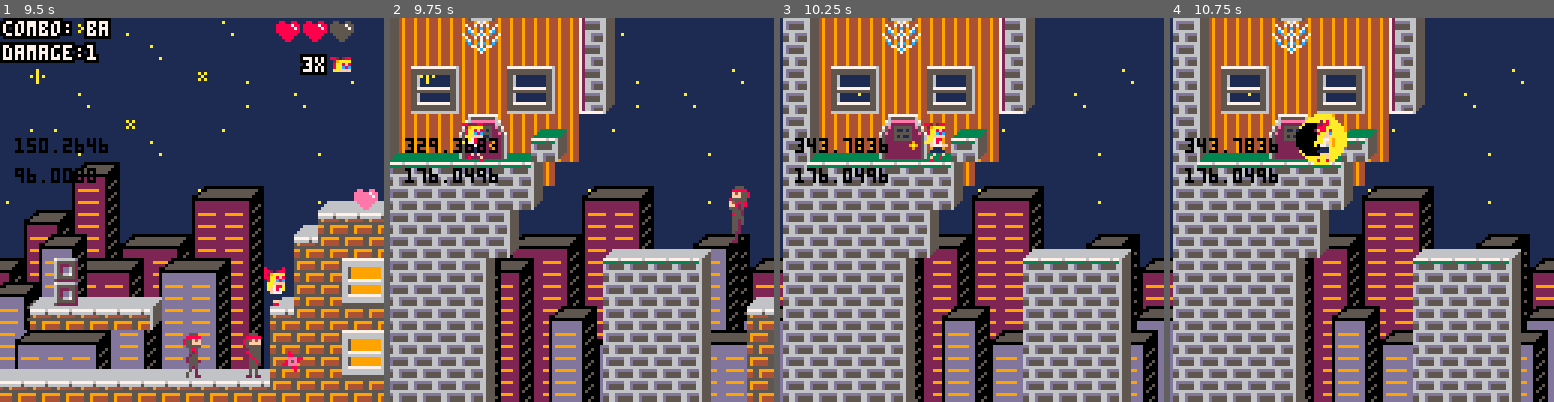
Above: before the commit, frames 1-4 (left to right).
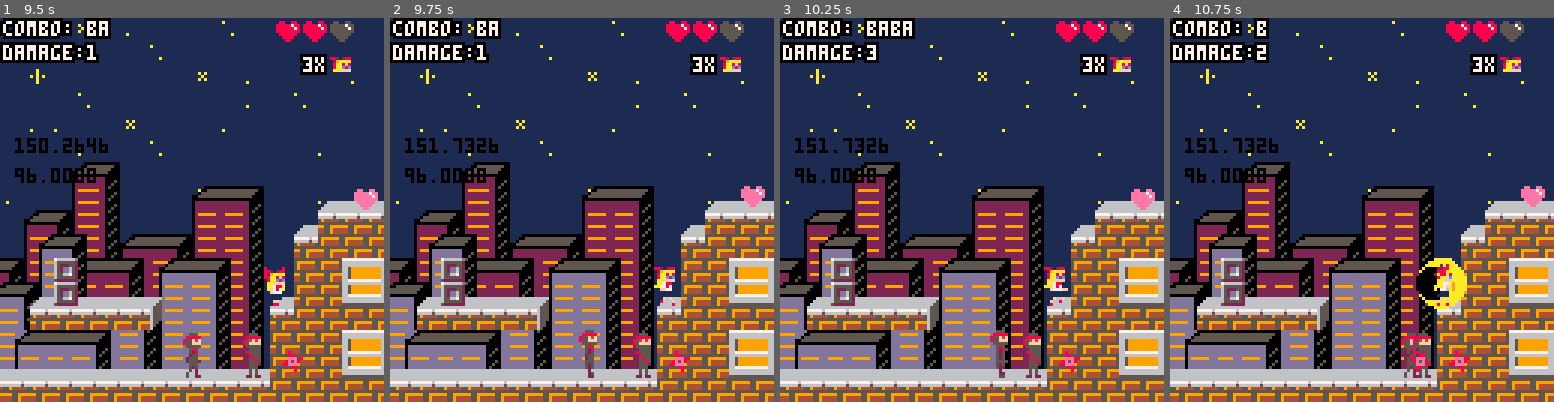
Above: after the commit, the same moments.

Repository: MarkNickerson/SailorV
Game: PICO-8 cartridge sailorv.p8
Two runs of this game, one before a commit and one after it. Both use one fixed random seed, a clock stepped at 60 frames per second and the inputs below.
Inputs:
- Up to frame 1 (9.5 s): tap X (X key) at 0.33, 0.7, 1.43, 2.58, 3.1, 3.62, 4.13, 4.65, 5.17, 5.68, 6.2, 6.72, 7.23, 7.75, 8.27, 8.78, 9.3 s; tap O (Z key) at 1.07, 1.8, 2.43, 3.07, 3.7, 4.33, 4.97, 5.6, 6.23, 6.87, 7.5, 8.13, 8.77, 9.4 s; hold Right 2.33-3.33 s; hold Right 3.38-4.22 s; hold Up 4.27-4.67 s; hold Right 4.72-5.72 s; hold Down 5.77-6.1 s; hold Left 6.15-6.98 s; hold Right 7.03-8.03 s; hold Right 8.08-8.92 s; hold Up 8.97-9.37 s; hold Right from 9.42 s (still down)
- Up to frame 2 (9.75 s): keep holding Right
- Up to frame 3 (10.25 s): keep holding Right; tap X (X key) at 9.82 s; tap O (Z key) at 10.03 s
- Up to frame 4 (10.75 s): tap X (X key) at 10.33 s; release Right at 10.42 s; hold Down from 10.47 s (still down); tap O (Z key) at 10.67 s

Frame 1 is identical in both runs. In frame 2, 64% of the frame differs, in the area x 0-100%, y 0-100%; in frame 3, 69%; in frame 4, 69%.

Commit message:
Added camera fixes and new level stuff

Diff:
--- a/sailorv.p8
+++ b/sailorv.p8
@@ -361,18 +361,18 @@
   end
 
   --testing!!!!
-  if (player.x >= 150 and player.x <= 155 and zone == 1) then
-    player.x=40*8
-    player.y=21*8
-
-    cam.x = player.x
-    cam.y = 16*8
-    zone = 2
-    ninjaspawn = 0
-
-    cur_checkpoint.x = player.x
-    cur_checkpoint.y = player.y
-  end
+  -- if (player.x >= 150 and player.x <= 155 and zone == 1) then
+  --   player.x=40*8
+  --   player.y=21*8
+  --
+  --   cam.x = 296
+  --   cam.y = 16*8
+  --   zone = 2
+  --   ninjaspawn = 0
+  --
+  --   cur_checkpoint.x = 44
+  --   cur_checkpoint.y = 20
+  -- end
 
 
   -- if(solid(player, player.x, player.y-0.5, 7) and zone == 1) then
@@ -383,8 +383,14 @@
   --   cam.y = 16*8
   --   zone = 2
   --   ninjaspawn = 0
-  --   --change_state(game_states.win_screen)
+  --
+  --   cur_checkpoint.x = player.x
+  --   cur_checkpoint.y = player.y
   -- end
+
+  if(solid(player, player.x, player.y-0.5, 7) and zone == 2) then
+    change_state(game_states.win_screen)
+  end
 
   handle_combo()
 
@@ -611,6 +617,7 @@
     taking_damage = false
     enemycount = 0
     zone = 1
+    drawArrow = false
     -- checkpoint stuff
     cur_checkpoint = {x=21, y=1}
     brawl_bounds = {x=0}
@@ -845,6 +852,7 @@
     brawl_spawn = true
     brawl_clear = false
     enemycount = #allninjas
+    enemycount += 1
 
     make_ninja(player.x - 50, y_spawn, 5)
     make_ninja(player.x + 50, y_spawn, 5)
@@ -860,6 +868,7 @@
     if #allninjas <= enemycount then
       brawl_clear = true
       enemycount = 0
+      drawArrow = true
     end
   end
 end
@@ -1049,9 +1058,16 @@
   palt(0, true)
 
   camera(0,0)
-  if(brawl_clear) then
-    if ((player.x-cam.x<64-20) and (player.x>45))then cam.x-=1 end
+  if(brawl_clear and player.x <= 980) then
+
+    if (player.x-cam.x<64-20) then
+      if (zone == 1 and player.x>45) or (zone == 2 and player.x>340) then
+        cam.x-=1
+      end
+    end
     if (player.x-cam.x>64+25) then cam.x+=1 end
+
+
   end
   camera(cam.x, cam.y)
 
@@ -1070,6 +1086,12 @@
       circfill(player.x-1, player.y-8, inner, 0)
     end
   end
+
+  if drawArrow == true then
+    draw_arrow()
+  end
+
+
   draw_player()
 
 
@@ -1188,6 +1210,15 @@
   pal()
 end
 
+function draw_arrow()
+  if drawArrow == true then
+    if time() % 5 >= 0 then
+      spr(169, cam.x + 100, cam.y + 50, 2, 2)
+    end
+  end
+
+end
+
 -- draw hearts ui
 function draw_hearts()
   if(player.hearts == 3) then
@@ -1195,29 +1226,29 @@
     spr(36, cam.x+101, cam.y+1)
     spr(36, cam.x+92, cam.y+1)
   elseif (player.hearts == 2.5) then
-    spr(40, cam.x+110, 1)
-    spr(36, cam.x+101, 1)
-    spr(36, cam.x+92, 1)
+    spr(40, cam.x+110, cam.y+1)
+    spr(36, cam.x+101, cam.y+1)
+    spr(36, cam.x+92, cam.y+1)
   elseif (player.hearts == 2) then
-    spr(37, cam.x+110, 1)
-    spr(36, cam.x+101, 1)
-    spr(36, cam.x+92, 1)
+    spr(37, cam.x+110, cam.y+1)
+    spr(36, cam.x+101, cam.y+1)
+    spr(36, cam.x+92, cam.y+1)
   elseif (player.hearts == 1.5) then
-    spr(37, cam.x+110, 1)
-    spr(40, cam.x+101, 1)
-    spr(36, cam.x+92, 1)
+    spr(37, cam.x+110, cam.y+1)
+    spr(40, cam.x+101, cam.y+1)
+    spr(36, cam.x+92, cam.y+1)
   elseif (player.hearts == 1) then
-    spr(37, cam.x+110, 1)
-    spr(37, cam.x+101, 1)
-    spr(36, cam.x+92, 1)
+    spr(37, cam.x+110, cam.y+1)
+    spr(37, cam.x+101, cam.y+1)
+    spr(36, cam.x+92, cam.y+1)
   elseif (player.hearts == 0.5) then
-    spr(37, cam.x+110, 1)
-    spr(37, cam.x+101, 1)
-    spr(40, cam.x+92, 1)
+    spr(37, cam.x+110, cam.y+1)
+    spr(37, cam.x+101, cam.y+1)
+    spr(40, cam.x+92, cam.y+1)
   elseif (player.hearts == 0) then
-    spr(37, cam.x+110, 1)
-    spr(37, cam.x+101, 1)
-    spr(37, cam.x+92, 1)
+    spr(37, cam.x+110, cam.y+1)
+    spr(37, cam.x+101, cam.y+1)
+    spr(37, cam.x+92, cam.y+1)
   end
 end
 
@@ -1676,150 +1707,150 @@
 
 __gff__
 0000000000000000000000000000000000000000000000000000000000000000020202020000020000000080800002000404040404040400000000808000000002020202020202020200000000404004020202020202020202000000000000000000000000000000000000000000000000000000000000000000000000000000
-0000000000000000000000000000000000000000020202000000000000000000000000000000808000000000000000000000000200008080000000000000000000000000000000000000000000000000000000000000000000000000000000000000000000000000000000000000000200000000000000000000000000000000
+0000000000000000000000000000000000000000020202000000000000000000000000000000000002000000000000000000000200000000020000000000000000000000000000000000000000000000000000000000000000000000000000000000000000000000000000000000000200000000000000000000000000000000
 __map__
-203f000000000000000000000000000000000000000000000000000000000000000000000000000000000000000000000000000000000000000000000000000000000000000000000000000000000000000000000000000000000000000000000000000000000000000000000000000000000000000000000000000000000000
-203f000000000000000000000000000000000000000000000000000000000000000000000000000000000000000000000000000000000000000000000000000000000000000000000000000000000000000000000000000000000000000000000000000000000d1e2f0000000000001e2f000000000000000000000000000000
-203f000000000000000000000000000000000000000000000000000000000000000000000000000000000000000000000000000000000000000000000000000000000000000000000000000000000000000000000000000000000000000000001e1f1f2f00000d222a1f1f1f1f1f1f223f000000000000000000000000000000
-203f000000000000000000000000000000000000000000000000000000000000000000000000000000000000000000000000000000000000000000000000000000001e1f1f1f2fcfcf00000000000000000000000000000000000000000000002222220f0000002022222222222222203f000000000000000000000000000000
-203f00000000000000000000000000000000000000000000000000000000000000000000000000000000000000000000000000000000cfcfcf00000000000000001e222222222a2f00000000000000000000000000000000000000000000000020200fcf00000020204b4c204b4c20203f000000000000000000000000000000
-203f0000000000000000000000000000000000000000000000000000000000000000000000000000000000000000000000000000000000001e1f1f1f1f1f1f1f1f2220202020223f00000000000000000000000000000000000000000000000000000000001e1f20205b5c205b5c20203f000000000000000000000000000000
-202a1f1f1f2f0000000000000000000000000000000000000000000000000000000000000000000000000000000000001e1f1f1f2f0d0d0d22222222222222222220204b4c20203f0000cf000000000000000000000000000000000000000000000000000022222020202020202020203f000000000000000000000000000000
-20222222222a2f000000000000000000000000000e1e1f1f1f2f00000000000000000000000000000000000000000000222222222a2f0d0dcf202020202020202020205b5c20203f0000cf0000000000000000000000000000000000000000000000000000cf202020202020202020203f000000000000000000000000000000
-2020202020222a2f0000cf0000000000000000001e222222222a2f000000cf1e1f2f00000000000000000000000000cf20202020222a2f0d0d0d0dcf00000020202020202020203f0000cf0000000000000000000000000000000000000000001e1f1f2f00000020204b4c204b4c20203f000000000000000000000000000000
-202020202020220f000000000d0d0d0d000000002220202020223fcf00cf1e22222a2f0000000000000000cfcfcfcfcf2920202020220f0d0d0d0dcf00000000202020202020203f0000cf0000000000000000000000000000000000000000002222220f00000020205b5c205b5c20203f000000000000000000000000000000
-203f000000000000000026000d0000000000000020204b4c20202a1f1f1f222020223f000000000000000000000000002900000d0d0d0d0d0d1e1f1f1f2f00000020204b4c20203f0000cf00000000000000000000000000000000000000000020200fcf0000002020202020202020203f000000000000001e1f1f1f2f000000
-203f000000000000001e261f1f1f2f000000001e20205b5c202022222222202020200f0000000000000000000000000d2900000d0d0d0d0d1e222222222a2f000020205b5c20203f0000cf000000001e1f262fcfcfcf261f1f2f00000000000000000000001e1f2020202020202020203f000000000000002d2d2d2d3f000000
-203f0000000000cfcf22222222220f000000002220202020202020202020203f2929cf001e1f1f1f1f1f1f1f1f1f1f1f2f00000dcf1e1f1f2220202020203f00002020202020203f0000cf000000cf2222220f00cfcf2222220f0000000000000000000000222220204b4c204b4c20203f000000000000002d2b2c2d3f000000
-203f00000000000d00000000000000000000002020204b4c2020204b4c20203f2929cf1e2222222222222222222222222a2f000d1e2222222020202020203f00002020202020203f0000000000000000000000cfcfcf00000000000000000000000d0d0000202020205b5c205b5c20203f00001e1f1f1f1f2d3b3c2d2a2f0000
-202a1f1f1f1f1f1f1f1f1f1f1f1f1f1f1f1f1f2020205b5c2020205b5c20202a1f1f1f22204b4c20204b4c20204b4c20222a2f0d22204b4c20204b4c20203fcfcf20204b4c20203f0000001e1f1f1f1f1f1f1f1f1f1f1f1f1f1f1f1f1f1f1f1f1f1f1f2f0020202020202020202020203f0000222222222222222222223f0000
-202222222222222222222222222222222222222020202020202020202020202222222220205b5c20205b5c20205b5c2020220f0d20205b5c20205b5c20203fcfcf20205b5c20203fcfcfcf2222222222222222222222222222222222222222222222223f0020202020202020202020203f0000202020202020202020203f0000
-0000000000000000000000000000000000000000000000003900370000003a00cfcfcfcfcfb3a29393a0a1939393953f000000000000000000cfcf000000000000000000000000000000cfcfcfcfcfcfcfcfcfcfcfcfcfcfcfcfcfcfcfcfcfcfcfcfcfcf000000000000000000000000000000cfcfcfcfcfcfcfcfcfcfcf0000
-0000000000000000000000000000000000000000000037000000003a00000000cfcfcfcfcfb3a29393b0b1939393953f0000000000000000000000000000000000000000000000000000cfcfcfcfcfcfcfcfcfcfcfcfcfcfcfcfcfcfcfcfcfcfcfcfcfcf00000000000000000000000000000000000000000000000000000000
-0000000000000000000000000000000000000000000038000000000000390037cfcfcf3acfb3a2a4a59393a4a593953f0000000000000000000000000000000000000000000000000000000000000000000000000000000000000000000000000000000000000000000000000000000000000000000000000000000000000000
-0000000000000000000000000000000000000000000000003a00000000000037cf3acfcfcfb3a2b4b59393b4b593960f00000000000000000000cfcfcfcfcf0000000000000000000000000000000000000000000000000000000000000000000000000000000000000000000000000000000000000000000000000000000000
-0000000000000000000000000000000000000000000037370000390000003700cfcfcfcfcfb3a29393a6a7939192cf00000000000000cfcfcfcfcf00cfcfcf0000000000000000000000000000000000000000000000000000000000000000000000000000000000000000000000000000000000000000000000000000000000
-0000000000000000000000000000000000000000000000003700003a00000000cfcf37cfcfb3b29090b6b79094a3cf00000000000000cfcfcfcfcfcfcfcf000000000000000000000000000000000000000000000000000000000000000000000000000000000000000000000000000000000000000000000000000000000000
-0000000000000000000000000000000000000000000000000000000000000000cfcfcfcfcfb3949494949494a2cfcf000000000000cfcfcfcfcfcfcfcfcf0000000000000000000000000000000000000000000000000000000000000000000000000000000000000000000d0d0d0d0d0d000000000000000000000000000000
-0000000000000000000000000000000000000000003700cf00000000003a0039cfcf37cf0db3b3b3b3b3b3b30f0000000000000000cfcfcfcfcfcfcfcfcf000000000000000000000000000000000000000000000000000000001e1f1f1f2f000000000000000000000000001e1f1f1f2f000000000000000000000000000000
-0000000000000000000000000000000000000000000000370000000000000000cfcfcfcf0db3b3b3b3b3b33fcf00000000000000cfcfcfcf00cfcfcfcfcfcfcf0000000000000000000000000000000000000000000000000000222222220f00000000000000000000000000222222220f000000000000000000000000000000
-0000000000000000000000000000000000000000000039000000003837000037cf37cfcfcf2d2d2d2d2d2d0fcf00001e1f1f1f2fcfcfcfcf0000001e1f1f1f2fcfcf0000000000000000000000000000000000000000000000000000000000000000000000000000000000000000000000001e1f1f1f2f00001e1f1f1f2f0000
-0000003032000000000000000000000000000000000000000000000000000000cfcfcf000db3b3b3b3b33fcfcf00cf949494943fcfcfcfcf000dcf222222223fcfcf00000000000000000000000000000000000000001e1f1f1f1f1f1f1f1f1f1f1f2f0d0000000000000000000000000000222222220f00003d3d3d3d3f0000
-00000033340000003031320000000000000000000000003800003a0000000000cfcfcf000db3b3b3b3b33fcfcf0d0db3b3b3b33fcf1e1f1f1f2fcf202020203fcfcfcf000000000000000000000000000000000000002222222222222222222222223f0d0000000000000000000000000e0e0e0000000000002d2b2c2d3fcf00
-0030323334000000333534000000000000000000000000000000000000000000cfcfcfcf0db3b3b3b3b33fcfcf0000b3b3b3b33fcf222222223fcf202020203fcfcf0000000000000d0d0d0d000000cfcfcfcfcfcf002020202020202020202020203f0d00000000000000001e1f1f1f1f1f1f1f1f1f1f1f1f2d3b3c2d3fcfcf
-0033343334303132333534000030320000000000000000000000000000000000cfcfcfcf0db3b3b3b3b33fcfcfcfcfb3b3b3b33fcf202020203fcf202020203fcfcf0000000000cfcf0d0d0d00000000cfcfcfcfcf002020202020202020202020203f00001e1f1f1f2f000022222222222222222222222222222222223fcfcf
-323336313132353433353400003334302d2d2d000000002d0000000000000000cfcfcfcf0db3b3b3b3b33fcfcfcfcfb3b3b3b33fcf202020203fcf202020202a1f1f1f1f1f1f1f1f1fcfcfcfcfcfcf000000000000002020202020202020202020203f0000222222223f0d0020202020202020202020202020202020203fcfcf
-343333353534353433353400003334332d2d2d000000002d0000000000000000cfcfcfcf0db3b3b3b3b33fcfcfcfcfb3b3b3b33fcf202020203fcf2020202022222222222222222222222222222222222222222222222020202020202020202020203f0000202020200f0d0020202020202020202020202020202020203fcfcf
-…(113 lines of a section not shown)…
+203f0000000000000000000000000000000000000000000000000000000000000000000000000000000000000000000000000000000000000000000000000000000000000000000000000000000000000000000000000000000000000000000000000000000000000000000000000000000000000000cfcfcfcfcfcfcfcfcfcf
+203f000000000000000000000000000000000000000000000000000000000000000000000000000000000000000000000000000000000000000000000000000000000000000000000000000000000000000000000000000000000000000000000000000000000d1e2f0000000000001e2f0000000000cfcf00000000000000cf
+203f000000000000000000000000000000000000000000000000000000000000000000000000000000000000000000000000000000000000000000000000000000000000000000000000000000000000000000000000000000000000000000001e1f1f2f00000d222a1f1f1f1f1f1f223f0000000000000000000000000000cf
+203f000000000000000000000000000000000000000000000000000000000000000000000000000000000000000000000000000000000000000000000000000000001e1f1f1f2fcfcf00000000000000000000000000000000000000000000002222220f0000002022222222222222203f0000000000000000000000000000cf
+203f00000000000000000000000000000000000000000000000000000000000000000000000000000000000000000000000000000000cfcfcf00000000000000001e222222222a2f00000000000000000000000000000000000000000000000020200fcf00000020204b4c204b4c20203f000000000000cfcfcfcfcfcfcfcfcf
+203f0000000000000000000000000000000000000000000000000000000000000000000000000000000000000000000000000000000000001e1f1f1f1f1f1f1f1f2220202020223f00000000000000000000000000000000000000000000000000000000001e1f20205b5c205b5c20203f000000000000cfcfcfcfcfcfcfcfcf
+202a1f1f1f2f0000000000000000000000000000000000000000000000000000000000000000000000000000000000001e1f1f1f2f0d0d0d22222222222222222220204b4c20203f0000cf000000000000000000000000000000000000000000000000000022222020202020202020203f000000000000cfcfcfcfcfcfcf00cf
+20222222222a2f000000000000000000000000000e1e1f1f1f2f00000000000000000000000000000000000000000000222222222a2f0d0dcf202020202020202020205b5c20203f0000cf0000000000000000000000000000000000000000000000000000cf202020202020202020203f000000000000cfcfcfcfcfcfcf00cf
+2020202020222a2f0000cf0000000000000000001e222222222a2f000000cf1e1f2f00000000000000000000000000cf20202020222a2f0d0d0d0dcf0000cf20202020202020203f0000cf0000000000000000000000000000000000000000001e1f1f2f00000020204b4c204b4c20203f0000000000cfcfcfcfcfcfcfcf00cf
+202020202020220f000000000d0d0d0d000000002220202020223fcf00cf1e22222a2f0000000000000000cfcfcfcfcf2920202020220f0d0d0d0dcf0000cfcf202020202020203f0000cf0000000000000000000000000000000000000000002222220f00000020205b5c205b5c20203f00000000cf1e1f1f1f1f1f1f1f2fcf
+203fcfcfcfcf0000000026000d0000000000000020204b4c20202a1f1f1f222020223f000000000000000000000000002900000d0d0d0d0d0d1e1f1f1f2f00cf2020204b4c20203f0000cf00000000000000000000000000000000000000000020200fcf0000002020202020202020203f00000000cf3d3d3d3d3d3d3d3d3fcf
+203fcfcf00000000001e261f1f1f2f000000001e20205b5c202022222222202020200f0000000000000000000000000d2900000d0d0d0d0d1e222222223fcf002020205b5c20203f0000cf000000001e1f262fcfcfcf261f1f2f00000000000000000000001e1f2020202020202020203f00000000cf2d4b4c2d2d4b4c2d3fcf
+203fcfcf000000cfcf22222222220f000000002220202020202020202020203f2929cf001e1f1f1f1f1f1f1f1f1f1f1f2f00000dcf1e1f1f22202020203fcf00202020202020203f0000cf000000cf2222220f00cfcf2222220f0000000000000000000000222220204b4c204b4c20203f00000000cf2d5b5c2b2c5b5c2d3fcf
+203fcf000000000d00000000000000000000002020204b4c2020204b4c20203f2929cf1e2222222222222222222222222a2f000d1e22222220202020203fcf00202020202020203f0000000000000000000000cfcfcf00000000000000000000000d0d0000202020205b5c205b5c20203f00001e1f1f2d2d2d3b3c2d2d2d2a2f
+202a1f1f1f1f1f1f1f1f1f1f1f1f1f1f1f1f1f2020205b5c2020205b5c20202a1f1f1f22204b4c20204b4c20204b4c20222a2f0d22204b4c20204b4c203fcfcf2020204b4c20203f0000001e1f1f1f1f1f1f1f1f1f1f1f1f1f1f1f1f1f1f1f1f1f1f1f2f0020202020202020202020203f00002222222222222222222222223f
+202222222222222222222222222222222222222020202020202020202020202222222220205b5c20205b5c20205b5c2020223f0d20205b5c20205b5c203fcfcf2020205b5c20203fcfcfcf2222222222222222222222222222222222222222222222223f0020202020202020202020203f00002020202020202020202020203f
+0000000000000000000000000000000000000000000000003900370000003a00cfcfcfcfcfb3a29393a0a19393939393b3a29393939393939393939393939393b3b3b3b3b3b3b33fcfcfcfcfcfcfcfcfcfcfcfcfcfcfcfcfcfcfcfcfcfcfcfcfcfcfcfcf000000000000000000000000000000cfcfcfcfcfcfcfcfcfcfcf00cf
+0000000000000000000000000000000000000000000037000000003a00000000cfcfcfcfcfb3a2a4a5b0b1a4a5939393b3a293a4a5939190909293a4a5939393b3a29393a0a1953f0000cfcfcfcfcfcfcfcfcfcfcfcfcfcfcfcfcfcfcfcfcfcfcfcfcfcf000000000000000000000000000000000000000000000000000000cf
+0000000000000000000000000000000000000000000038000000000000390037cfcfcf3acfb3a2b4b59393b4b5939393b3a293b4b593949494a293b4b5939393b3b29092b0b1960f00000000000000000000000000000000000000000000000000000000000000000000000000000000000000000000000000000000000000cf
+0000000000000000000000000000000000000000000000003a00000000000037cf3acfcfcfb3a2939393939393939393b3b2909293939393b3a2939393919293b39494a3939397cf00000000000000000000000000000000000000000000000000000000000000000000000000000000000000000000000000000000000000cf
+0000000000000000000000000000000000000000000037370000390000003700cfcfcfcfcfb3a29393a6a79393939393b39494b292939393b3b290909094a293b3b3a3939391981f1f2f0000000000000000000000000000000000000000000000000000000000000000000000000000000000000000000000000000000000cf
+0000000000000000000000000000000000000000000000003700003a00000000cfcf37cfcfb3b29090b6b79090929393b3b3b394a3939391b394949494b3a393b3a293939394a8b8b80f0000000000000000000000000000000000000000000000000000000000000000000000000000000000000000000000000000000000cf
+0000000000000000000000000000000000000000000000000000000000000000cfcfcfcfcfb394949494949494b29293b3a2939393939194b3b3b3b3b3a39393b3b290929393b3953f000000000000000000000000000000000000000000000000000000000000000000000d0d0d0d0d0d0000000000000000000000000000cf
+0000000000000000000000000000000000000000003700cf00000000003a0039cfcf37cf0db3b3b3b3b3b3b3b394a393b3a293a4a59394b3b3b3b3b3a3939393b39494a3939393953f00000000000000000000000000000000cfcfcfcfcfcfcf000000000000000000000000cfcfcfcfcfcf000000000000000000000000cfcf
+0000000000000000000000000000000000000000000000370000000000000000cfcfcfcf0db3b3b3b3b3b3b3b3a39393b3a293b4b5939393b3b3b3a393939393b3b3a393939393953f00000000000000000000000000000000cfcfcfcfcfcfcf000000000000000000000000cfcfcfcfcfcfcf0000000000000000000000cfcf
+0000000000000000000000000000000000000000000039000000003837000037cf37cfcfcf2da29393a0a19393939391b3b2909092939393b3a2939393939393b3a29393939190953f000000000000000000000000000000000000000000cfcf0000000000000000000000000000cf000000cfcfcfcfcf00001e1f1f1f2fcfcf
+0000003032000000000000000000000000000000000000000000000000000000cfcfcf000db3a29393b0b19393939194b3949494b2929393b3a2939393939393b3a29393939494953f00000000000000000000000000cfcfcfcfcfcfcfcfcfcfcfcfcf0d0000000000000000000000000000cfcfcfcfcf00003d3d3d3d3fcfcf
+00000033340000003031320000000000000000000000003800003a0000000000cfcfcf000db3a2a4a59393a4a59394b3b3b3b3b394b29293b3a2a4a593a4a593b3b2909293b3b3953f00000000000000000000000000cfcfcfcfcfcfcfcfcfcfcfcfcf0d0000000000000000000000000e0e0e0000000000002d2b2c2d3fcfcf
+0030323334000000333534000000000000000000000000000000000000000000cfcfcfcf0db3a2b4b59393b4b593b3b3b3b3b3b3b394a393b3a2b4b593b4b593b39494a39393b3953f0d0d0d000000cfcfcfcfcfcf00cfcfcfcfcfcfcfcfcfcfcfcfcf0d00000000000000001e1f1f1f1f1f1f1f1f1f1f1f1f2d3b3c2d3fcfcf
+0033343334303132333534000030320000000000000000000000000000000000cfcfcfcf0db3a29393939393939393939393939393939393b3a293939393939393939393939393953f0d0d0d00000000cfcfcfcfcf00cfcfcfcfcfcfcfcfcfcfcfcfcf0000cfcfcfcfcf000022222222222222222222222222222222223fcfcf
+323336313132353433353400003334302d2d2d000000002d0000000000000000cfcfcfcf0db3b29090909090909090909090909090909090b3b290909090909090909090909090952a1f1f1f1f1f1f1f1f1f1f1f1f1f1f1f1f1f1f1f1f1f1f1f1f1f2f0000cfcfcfcfcf0d0020202020202020202020202020202020203fcfcf
+343333353534353433353400003334332d2d2d000000002d0000000000000000cfcfcfcf0db3949494949494949494949494949494949494b39494949494949494949494949494b322222222222222222222222222222222222222222222222222223f0000202020200f0d0020202020202020202020202020202020203fcfcf
+…(113 lines of a section not shown)…
Not shown, changed: 24 lines of the sprite sheet (__gfx__) section of sailorv.p8
